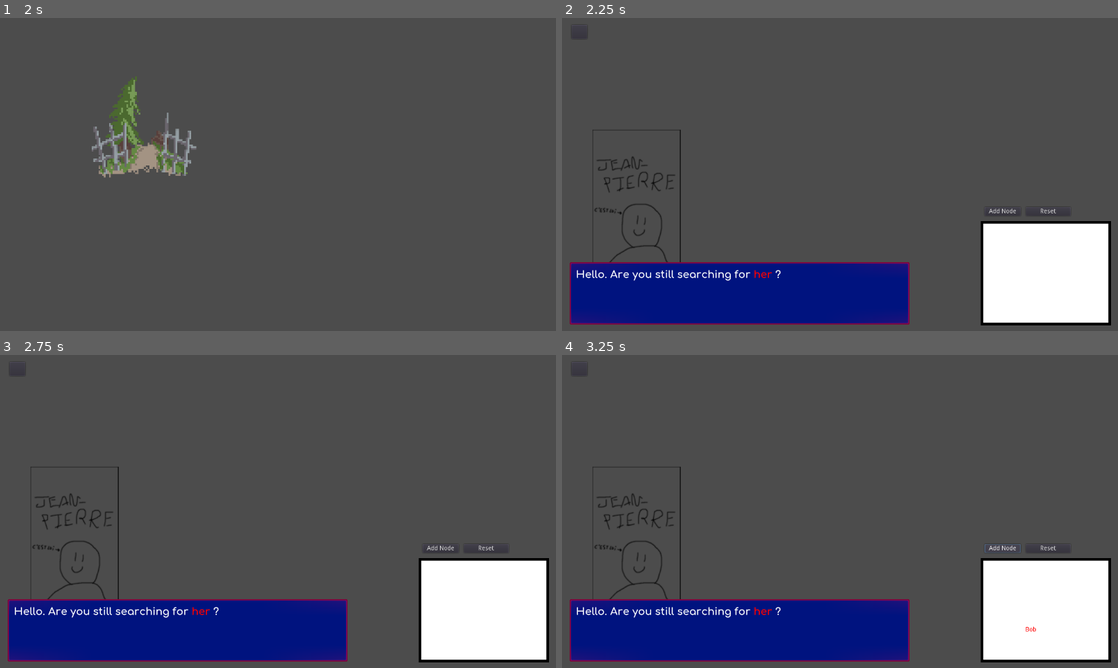
Above: before the commit, frames 1-4 (two rows, left to right).
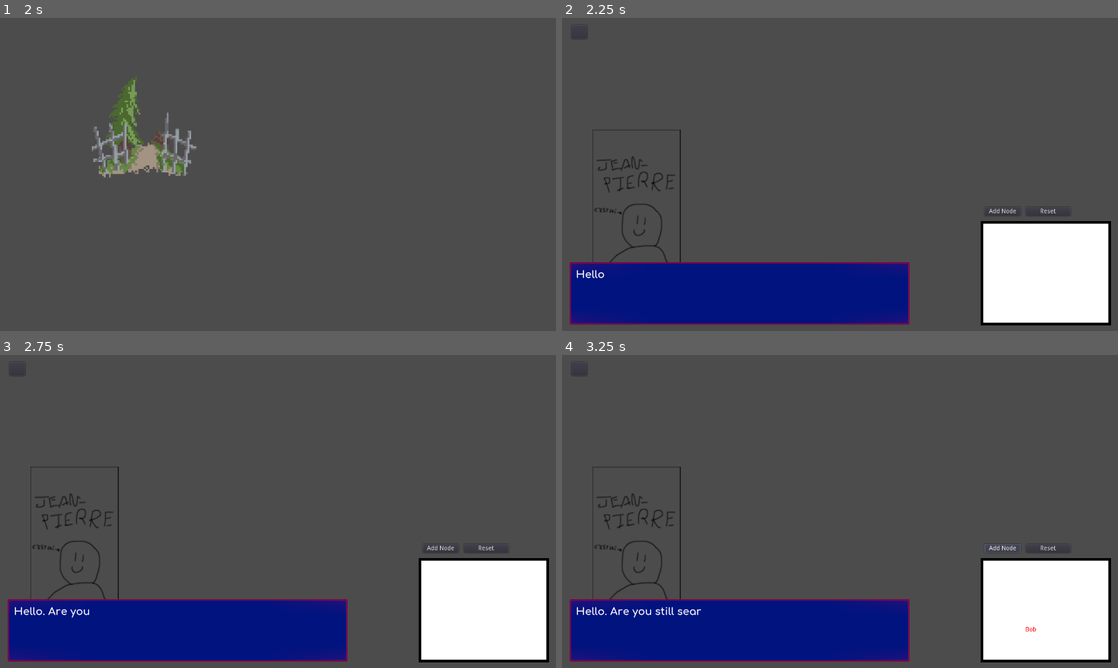
Above: after the commit, the same moments.

Repository: UnderScroll/GMTKGameJam2021
Game: Godot game, scene res://Levels/MainScene.tscn
Same seed, same stepped clock (60 frames per second), same inputs: the game is played once before the commit and once after it.
Inputs (mouse positions are in pixels of both pictures, inside the frame that each line leads up to):
- Up to frame 1 (2 s): click "Start" at 0.5 s; click "Skip" at 1.25 s
- Up to frame 2 (2.25 s): click (706, 127) at 2 s
- Up to frame 3 (2.75 s): no input
- Up to frame 4 (3.25 s): click "Add Node" at 2.75 s

Frame 1 is identical in both runs. In frame 2, 0.3% of the frame differs, in the area x 7-40%, y 80-84%; in frame 3, 0.2%; in frame 4, 0.1%.

Commit message:
Fix Dialogue reset

Diff:
--- a/Levels/Character1.tscn
+++ b/Levels/Character1.tscn
@@ -7,7 +7,7 @@
 [node name="Character1" type="Node2D"]
 script = ExtResource( 3 )
 
-[node name="Charater" parent="." instance=ExtResource( 2 )]
+[node name="Character" parent="." instance=ExtResource( 2 )]
 
 [node name="Graph" parent="." instance=ExtResource( 1 )]
 position = Vector2( 963.552, 465.108 )
--- a/Levels/Character2.tscn
+++ b/Levels/Character2.tscn
@@ -4,11 +4,10 @@
 [ext_resource path="res://Objects/Character.tscn" type="PackedScene" id=2]
 [ext_resource path="res://Scripts/BackButton.gd" type="Script" id=3]
 
-
 [node name="Character2" type="Node2D"]
 script = ExtResource( 3 )
 
-[node name="Charater" parent="." instance=ExtResource( 2 )]
+[node name="Character" parent="." instance=ExtResource( 2 )]
 
 [node name="Graph" parent="." instance=ExtResource( 1 )]
 position = Vector2( 966.727, 465.108 )
--- a/Levels/Character3.tscn
+++ b/Levels/Character3.tscn
@@ -4,11 +4,10 @@
 [ext_resource path="res://Objects/Character.tscn" type="PackedScene" id=2]
 [ext_resource path="res://Scripts/BackButton.gd" type="Script" id=3]
 
-
 [node name="Character3" type="Node2D"]
 script = ExtResource( 3 )
 
-[node name="Charater" parent="." instance=ExtResource( 2 )]
+[node name="Character" parent="." instance=ExtResource( 2 )]
 
 [node name="Graph" parent="." instance=ExtResource( 1 )]
 position = Vector2( 961.965, 460.346 )
--- a/Objects/Character.tscn
+++ b/Objects/Character.tscn
@@ -1,15 +1,17 @@
-[gd_scene load_steps=6 format=2]
+[gd_scene load_steps=8 format=2]
 
 [ext_resource path="res://Ressources/Fonts/Comfortaa-Bold.ttf" type="DynamicFontData" id=1]
 [ext_resource path="res://Scripts/DialogueBoxHandler.gd" type="Script" id=2]
 [ext_resource path="res://Ressources/Sprites/jean-pierre.png" type="Texture" id=3]
 [ext_resource path="res://Ressources/Sprites/9rect.png" type="Texture" id=4]
+[ext_resource path="res://Ressources/Sprites/arrow.png" type="Texture" id=5]
+[ext_resource path="res://Scripts/Arrow.gd" type="Script" id=6]
 
 [sub_resource type="DynamicFont" id=1]
 size = 24
 font_data = ExtResource( 1 )
 
-[node name="Charater" type="Node2D"]
+[node name="Character" type="Node2D"]
 
 [node name="Sprite" type="TextureRect" parent="."]
 margin_left = 32.1676
@@ -53,4 +55,19 @@
 [node name="Timer" type="Timer" parent="NinePatchRect"]
 wait_time = 0.05
 autostart = true
+
+[node name="Arrow" type="TextureRect" parent="NinePatchRect"]
+margin_left = 756.0
+margin_top = 116.0
+margin_right = 775.0
+margin_bottom = 135.0
+texture = ExtResource( 5 )
+expand = true
+script = ExtResource( 6 )
+__meta__ = {
+"_edit_use_anchors_": false
+}
+[connection signal="texte_fini" from="NinePatchRect/Label" to="NinePatchRect/Arrow" method="_on_Label_texte_fini"]
+[connection signal="texte_started" from="NinePatchRect/Label" to="NinePatchRect/Arrow" method="_on_Label_texte_started"]
 [connection signal="timeout" from="NinePatchRect/Timer" to="NinePatchRect/Label" method="_on_Timer_timeout"]
+[connection signal="gui_input" from="NinePatchRect/Arrow" to="NinePatchRect/Label" method="_on_Arrow_gui_input"]
--- a/Objects/Charater.tscn
+++ /dev/null
@@ -1,74 +0,0 @@
-[gd_scene load_steps=8 format=2]
-
-[ext_resource path="res://Ressources/Sprites/9rect.png" type="Texture" id=1]
-[ext_resource path="res://Ressources/Sprites/jean-pierre.png" type="Texture" id=2]
-[ext_resource path="res://Scripts/DialogueBoxHandler.gd" type="Script" id=3]
-[ext_resource path="res://Ressources/Fonts/Comfortaa-Bold.ttf" type="DynamicFontData" id=4]
-[ext_resource path="res://Ressources/Sprites/arrow.png" type="Texture" id=5]
-[ext_resource path="res://Scripts/Arrow.gd" type="Script" id=6]
-
-[sub_resource type="DynamicFont" id=1]
-size = 24
-font_data = ExtResource( 4 )
-
-[node name="Charater" type="Node2D"]
-
-[node name="Sprite" type="TextureRect" parent="."]
-margin_left = 32.1676
-margin_top = 257.168
-margin_right = 311.168
-margin_bottom = 583.168
-texture = ExtResource( 2 )
-expand = true
-stretch_mode = 6
-__meta__ = {
-"_edit_use_anchors_": false
-}
-
-[node name="NinePatchRect" type="NinePatchRect" parent="."]
-margin_left = 18.0
-margin_top = 562.0
-margin_right = 800.0
-margin_bottom = 705.0
-texture = ExtResource( 1 )
-patch_margin_left = 4
-patch_margin_top = 4
-patch_margin_right = 4
-patch_margin_bottom = 4
-__meta__ = {
-"_edit_use_anchors_": false
-}
-
-[node name="Label" type="RichTextLabel" parent="NinePatchRect"]
-margin_left = 14.0
-margin_top = 14.0
-margin_right = 759.0
-margin_bottom = 128.0
-custom_fonts/normal_font = SubResource( 1 )
-bbcode_enabled = true
-meta_underlined = false
-script = ExtResource( 3 )
-__meta__ = {
-"_edit_use_anchors_": false
-}
-
-[node name="Timer" type="Timer" parent="NinePatchRect"]
-wait_time = 0.05
-autostart = true
-
-[node name="Arrow" type="TextureRect" parent="NinePatchRect"]
-margin_left = 755.984
-margin_top = 116.397
-margin_right = 774.984
-margin_bottom = 135.397
-texture = ExtResource( 5 )
-expand = true
-script = ExtResource( 6 )
-__meta__ = {
-"_edit_use_anchors_": false
-}
-
-[connection signal="texte_fini" from="NinePatchRect/Label" to="NinePatchRect/Arrow" method="_on_Label_texte_fini"]
-[connection signal="texte_started" from="NinePatchRect/Label" to="NinePatchRect/Arrow" method="_on_Label_texte_started"]
-[connection signal="timeout" from="NinePatchRect/Timer" to="NinePatchRect/Label" method="_on_Timer_timeout"]
-[connection signal="gui_input" from="NinePatchRect/Arrow" to="NinePatchRect/Label" method="_on_Arrow_gui_input"]
--- a/Scripts/Map.gd
+++ b/Scripts/Map.gd
@@ -7,14 +7,21 @@
 
 func _on_Character1_pressed():
 	self.visible = false
-	get_node("/root/MainScene/Character1").visible = true
+	var character1 = get_node("/root/MainScene/Character1")
+	character1.visible = true
+	var LabelNode = character1.get_node("Character").get_node("NinePatchRect").get_node("Label")
+	LabelNode.numerotexte = 0
+	LabelNode._dialogue(LabelNode.listetexte[0])
+
 
 
 func _on_Character2_pressed():
 	self.visible = false
-	get_node("/root/MainScene/Character2").visible = true
+	var character2 = get_node("/root/MainScene/Character2")
+	character2.visible = true
 
 
 func _on_Character3_pressed():
 	self.visible = false
-	get_node("/root/MainScene/Character3").visible = true
+	var character3 = get_node("/root/MainScene/Character3")
+	character3.visible = true
